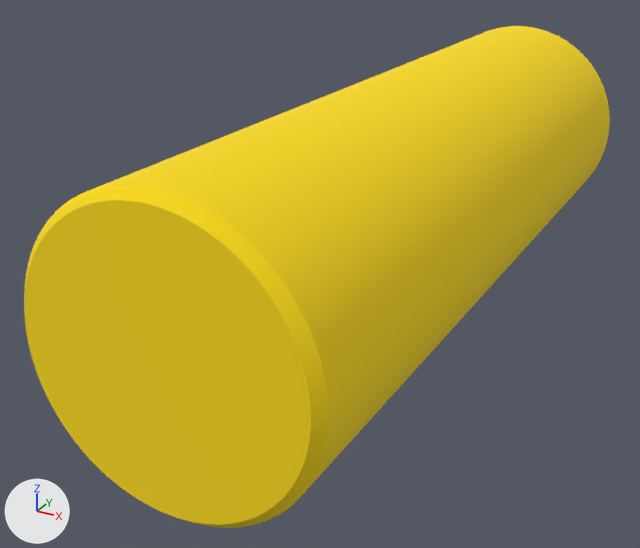
One commit to the OBJ model isaacgymenvs/assets/factory/mesh/factory_insertion/factory_round_peg_16mm_tight.obj: the scene before it, then after it.
The view is the same before and after, from a 50 mm camera at (0.0218, -0.0753, 0.0188) aimed at (-0.0036, -0.0291, -0.0043). The axes (+X, +Y, +Z) are drawn at lower left. The lights are the same throughout. The picture after the commit comes second. Where no turn or scale is listed for an object, it has been applied to the vertices.
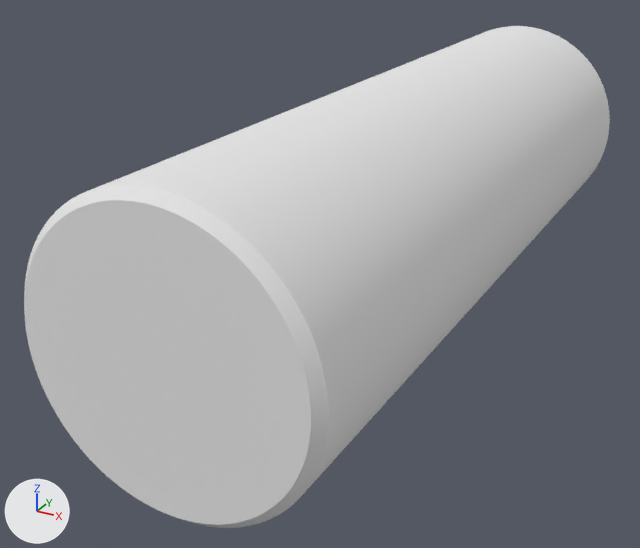
Patch to the scene script:
```diff
--- a/isaacgymenvs/assets/factory/mesh/factory_insertion/factory_round_peg_16mm_tight.obj.py
+++ b/isaacgymenvs/assets/factory/mesh/factory_insertion/factory_round_peg_16mm_tight.obj.py
@@ mat_0_980392_0_713725_0_003922_0_000000_0_000000 @@
 mat_0_980392_0_713725_0_003922_0_000000_0_000000 = principled_material('0.980392_0.713725_0.003922_0.000000_0.000000')
-mat_0_980392_0_713725_0_003922_0_000000_0_000000.base_color = (0.98, 0.714, 0.00392)  # yellow #fddc0d
+mat_0_980392_0_713725_0_003922_0_000000_0_000000.base_color = (0.8, 0.8, 0.8)  # white #e7e7e7
 mat_0_980392_0_713725_0_003922_0_000000_0_000000.roughness = 1.0
```

Changed parts and their boxes [x1, y1, x2, y2] in the pictures (640 x 548 px):
'mesh2', recoloured (yellow to white)
    both: [91, 26, 610, 493]
'mesh0', recoloured (yellow to white)
    both: [24, 200, 311, 525]
'mesh1', recoloured
    both: [24, 184, 329, 528]
